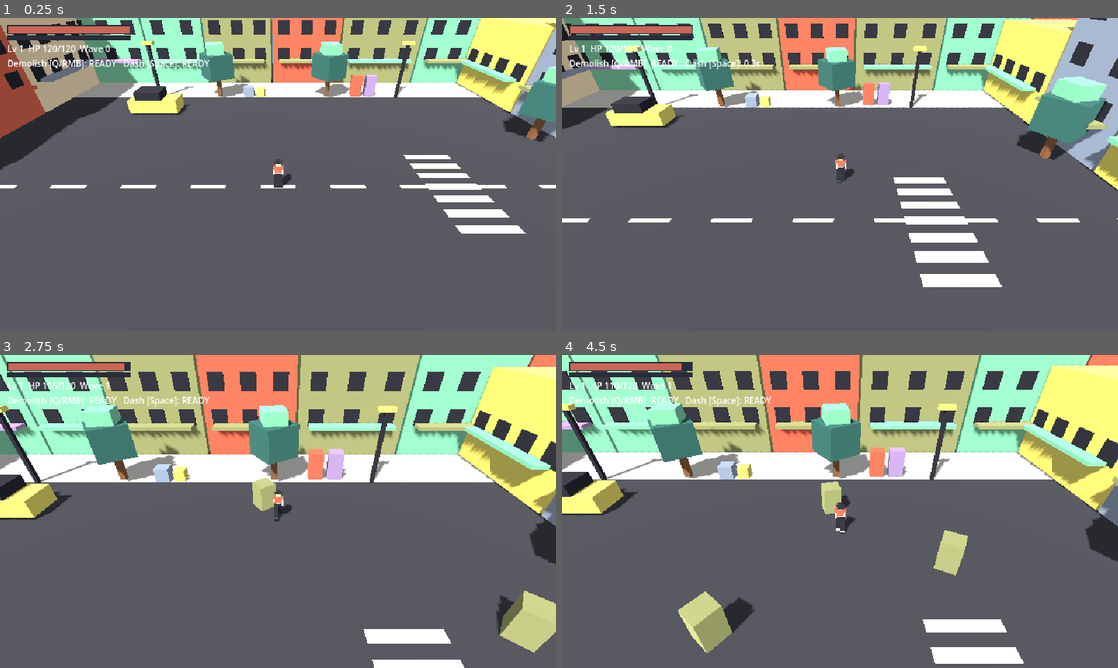
Above: before the commit, frames 1-4 (two rows, left to right).
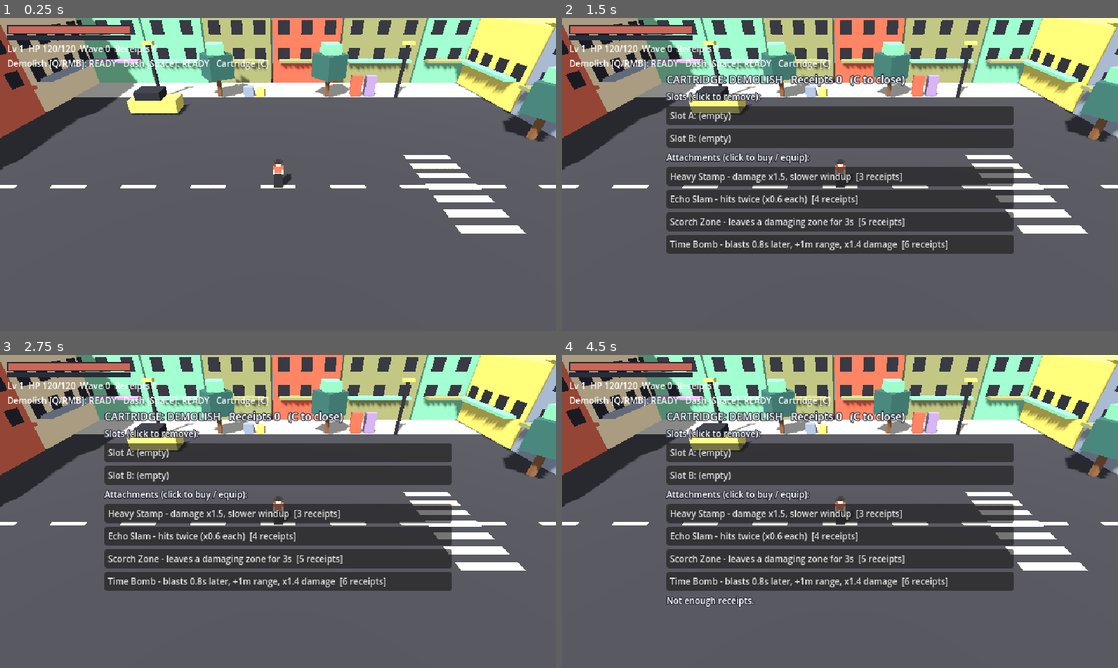
Above: after the commit, the same moments.

Repository: yauchai2/Game-Lab-2
Game: Godot game, scene res://game/main.tscn
Same seed, same stepped clock (60 frames per second), same inputs: the game is played once before the commit and once after it.
Inputs (mouse positions are in pixels of both pictures, inside the frame that each line leads up to):
- Up to frame 1 (0.25 s): no input
- Up to frame 2 (1.5 s): tap Enter at 0.5 s; move the mouse to (962, 158) at 0.52 s; tap C at 0.6 s; click (962, 158) at 0.67 s; tap Space at 0.77 s; tap 1 at 0.8 s; click (840, 115) at 1.25 s, where only the run after the commit has a clickable "Slot A: (empty)"
- Up to frame 3 (2.75 s): click (278, 473) at 2 s, where only the run after the commit has a clickable "Slot B: (empty)"
- Up to frame 4 (4.5 s): click (840, 514) at 2.75 s, where only the run after the commit has a clickable "Heavy Stamp - damage x1.5, sl…"; click (840, 536) at 3.5 s, where only the run after the commit has a clickable "Echo Slam - hits twice (x0.6 …"; click (840, 558) at 4.25 s, where only the run after the commit has a clickable "Scorch Zone - leaves a damagi…"

The runs differ from the first frame. In frame 1, 0.2% of the frame differs, in the area x 20-49%, y 8-17%; in frame 2, 54%; in frame 3, 58%; in frame 4, 58%, in the area x 0-100%, y 0-99%.

Commit message:
Cartridge attachment slots, receipts currency, hit stop and camera shake; remove level-up pick-3
Co-Authored-By: Claude Sonnet 5.5 <noreply@anthropic.com>
Claude-Session: https://claude.ai/code/session_018tqqU7rwEZ4u67toavQ9ri

Diff:
--- a/game/scripts/camera_follow.gd
+++ b/game/scripts/camera_follow.gd
@@ -3,6 +3,11 @@
 @export var follow: Node3D
 @export var offset := Vector3(0, 8.6, 12.3)
 @export var smoothing := 8.0
+
+var shake := 0.0
+
+func add_shake(amount: float) -> void:
+	shake = maxf(shake, amount)
 
 func _ready() -> void:
 	if follow:
@@ -12,3 +17,6 @@
 	if follow:
 		var goal := follow.global_position + offset
 		global_position = global_position.lerp(goal, 1.0 - exp(-smoothing * delta))
+	shake = move_toward(shake, 0.0, delta * 1.5)
+	h_offset = randf_range(-1.0, 1.0) * shake
+	v_offset = randf_range(-1.0, 1.0) * shake
--- a/game/scripts/enemy.gd
+++ b/game/scripts/enemy.gd
@@ -78,6 +78,7 @@
 
 func _drop_loot() -> void:
 	_spawn_pickup("xp", 10, Vector3(0.3, 0, 0))
+	_spawn_pickup("receipt", 2 if ranged else 1, Vector3(0, 0, 0.3))
 	if randf() < 0.35:
 		_spawn_pickup("hp", 20, Vector3(-0.3, 0, 0))
 
--- a/game/scripts/hud.gd
+++ b/game/scripts/hud.gd
@@ -8,17 +8,17 @@
 var xp_fill := ColorRect.new()
 var info := Label.new()
 var banner := Label.new()
-var choice_box := VBoxContainer.new()
-var choices: Array = []
+var bench := VBoxContainer.new()
+var bench_msg := Label.new()
 
 @onready var jax: Node = get_parent().get_node("Jax")
 
 func _ready() -> void:
 	process_mode = Node.PROCESS_MODE_ALWAYS
-	choice_box.position = Vector2(170, 90)
-	choice_box.custom_minimum_size = Vector2(300, 0)
-	choice_box.visible = false
-	add_child(choice_box)
+	bench.position = Vector2(120, 62)
+	bench.custom_minimum_size = Vector2(400, 0)
+	bench.visible = false
+	add_child(bench)
 	hp_back.color = Color("292D3B")
 	hp_back.position = Vector2(8, 8)
 	hp_back.size = BAR_SIZE + Vector2(2, 2)
@@ -43,14 +43,12 @@
 	add_child(banner)
 
 func _process(_delta: float) -> void:
-	if jax.pending_choices > 0 and not choice_box.visible and not jax.dead:
-		_show_choices()
 	hp_fill.size.x = BAR_SIZE.x * float(jax.hp) / float(jax.max_hp)
 	xp_fill.size.x = BAR_SIZE.x * float(jax.xp) / float(jax.xp_to_next())
 	var cd: float = jax.skill_timer
 	var skill := "READY" if cd <= 0.0 else "%.1fs" % cd
 	var dash: String = "READY" if jax.dash_timer <= 0.0 else "%.1fs" % jax.dash_timer
-	info.text = "Lv %d  HP %d/%d  Wave %d\nDemolish [Q/RMB]: %s   Dash [Space]: %s" % [jax.level, jax.hp, jax.max_hp, get_parent().wave, skill, dash]
+	info.text = "Lv %d  HP %d/%d  Wave %d  Receipts %d\nDemolish [Q/RMB]: %s   Dash [Space]: %s   Cartridge [C]" % [jax.level, jax.hp, jax.max_hp, get_parent().wave, jax.receipts, skill, dash]
 	if jax.dead:
 		banner.text = "KO  -  press R to restart"
 	elif jax.levelup_flash > 0.0:
@@ -58,39 +56,66 @@
 	else:
 		banner.text = ""
 
-func _show_choices() -> void:
-	for c in choice_box.get_children():
+func toggle_bench() -> void:
+	if bench.visible:
+		bench.visible = false
+		get_tree().paused = false
+	elif not jax.dead:
+		bench.visible = true
+		get_tree().paused = true
+		bench_msg.text = ""
+		_refresh_bench()
+
+func _bench_label(text: String, size := 10) -> Label:
+	var l := Label.new()
+	l.text = text
+	l.add_theme_font_size_override("font_size", size)
+	l.add_theme_color_override("font_outline_color", Color("292D3B"))
+	l.add_theme_constant_override("outline_size", 4)
+	return l
+
+func _bench_button(text: String, handler: Callable) -> Button:
+	var b := Button.new()
+	b.text = text
+	b.alignment = HORIZONTAL_ALIGNMENT_LEFT
+	b.add_theme_font_size_override("font_size", 10)
+	b.pressed.connect(handler)
+	return b
+
+func _refresh_bench() -> void:
+	for c in bench.get_children():
 		c.queue_free()
-	var pool: Array = jax.UPGRADES.duplicate()
-	pool.shuffle()
-	choices = pool.slice(0, 3)
-	var title := Label.new()
-	title.text = "LEVEL UP!  Pick an upgrade (1/2/3)"
-	title.add_theme_font_size_override("font_size", 12)
-	title.add_theme_color_override("font_outline_color", Color("292D3B"))
-	title.add_theme_constant_override("outline_size", 4)
-	choice_box.add_child(title)
-	for i in choices.size():
-		var b := Button.new()
-		b.text = "%d. %s" % [i + 1, choices[i]["label"]]
-		b.add_theme_font_size_override("font_size", 10)
-		b.pressed.connect(choose.bind(i))
-		choice_box.add_child(b)
-	choice_box.visible = true
-	get_tree().paused = true
+	bench.add_child(_bench_label("CARTRIDGE: DEMOLISH   Receipts %d   (C to close)" % jax.receipts, 12))
+	bench.add_child(_bench_label("Slots (click to remove):"))
+	for i in jax.slots.size():
+		var id: String = jax.slots[i]
+		var text := "Slot %s: %s" % ["AB"[i], jax.ATTACHMENTS[id]["name"] if id != "" else "(empty)"]
+		bench.add_child(_bench_button(text, _on_slot.bind(i)))
+	bench.add_child(_bench_label("Attachments (click to buy / equip):"))
+	for id in jax.ATTACHMENTS:
+		var a: Dictionary = jax.ATTACHMENTS[id]
+		var state := "EQUIPPED" if jax.slots.has(id) else ("owned" if jax.owned.has(id) else "%d receipts" % a["cost"])
+		bench.add_child(_bench_button("%s - %s  [%s]" % [a["name"], a["desc"], state], _on_attachment.bind(id)))
+	bench_msg = _bench_label("")
+	bench.add_child(bench_msg)
 
-func choose(i: int) -> void:
-	if i < 0 or i >= choices.size():
-		return
-	jax.apply_upgrade(choices[i]["id"])
-	jax.pending_choices -= 1
-	choices = []
-	choice_box.visible = false
-	get_tree().paused = false
+func _on_slot(i: int) -> void:
+	jax.unequip(i)
+	_refresh_bench()
+
+func _on_attachment(id: String) -> void:
+	var msg := ""
+	if jax.slots.has(id):
+		jax.unequip(jax.slots.find(id))
+	elif jax.owned.has(id):
+		if not jax.equip(id):
+			msg = "Both slots are full. Remove one first."
+	elif not jax.buy(id):
+		msg = "Not enough receipts."
+	_refresh_bench()
+	bench_msg.text = msg
 
 func _unhandled_key_input(event: InputEvent) -> void:
-	if choice_box.visible and event is InputEventKey and event.pressed:
-		match event.keycode:
-			KEY_1: choose(0)
-			KEY_2: choose(1)
-			KEY_3: choose(2)
+	if event is InputEventKey and event.pressed and not event.echo and (event.keycode == KEY_C or (bench.visible and event.keycode == KEY_ESCAPE)):
+		toggle_bench()
+		return
--- a/game/scripts/jax.gd
+++ b/game/scripts/jax.gd
@@ -21,7 +21,9 @@
 var level := 1
 var xp := 0
 var levelup_flash := 0.0
-var pending_choices := 0
+var receipts := 0
+var owned: Array[String] = []
+var slots: Array[String] = ["", ""]
 var dash_left := 0.0
 var dash_timer := 0.0
 var dash_dir := Vector3.ZERO
@@ -45,34 +47,45 @@
 		xp -= xp_to_next()
 		level += 1
 		max_hp += 10
+		skill_damage += 3
 		hp = max_hp
 		levelup_flash = 1.5
-		pending_choices += 1
-
-const UPGRADES := [
-	{"id": "damage", "label": "Heavier Hits: Demolish damage +20%"},
-	{"id": "radius", "label": "Wider Shockwave: Demolish range +0.6m"},
-	{"id": "cooldown", "label": "Quick Reset: Demolish cooldown -15%"},
-	{"id": "speed", "label": "Fast Feet: move speed +12%"},
-	{"id": "dash", "label": "Smooth Ride: Dash cooldown -20%"},
-	{"id": "vitality", "label": "Thick Skin: max HP +25"},
-]
-
-func apply_upgrade(id: String) -> void:
-	match id:
-		"damage":
-			skill_damage = int(ceil(skill_damage * 1.2))
-		"radius":
-			skill_radius += 0.6
-		"cooldown":
-			skill_cooldown *= 0.85
-		"speed":
-			speed *= 1.12
-		"dash":
-			dash_cooldown *= 0.8
-		"vitality":
-			max_hp += 25
-			hp += 25
+
+const ZONE := preload("res://game/scripts/zone.gd")
+
+# Cartridge attachments: each one changes how the Demolish cartridge behaves.
+const ATTACHMENTS := {
+	"heavy": {"name": "Heavy Stamp", "cost": 3, "desc": "damage x1.5, slower windup"},
+	"burst": {"name": "Echo Slam", "cost": 4, "desc": "hits twice (x0.6 each)"},
+	"linger": {"name": "Scorch Zone", "cost": 5, "desc": "leaves a damaging zone for 3s"},
+	"delay": {"name": "Time Bomb", "cost": 6, "desc": "blasts 0.8s later, +1m range, x1.4 damage"},
+}
+
+func has_attachment(id: String) -> bool:
+	return slots.has(id)
+
+func equip(id: String) -> bool:
+	if slots.has(id) or not owned.has(id):
+		return false
+	var i := slots.find("")
+	if i < 0:
+		return false
+	slots[i] = id
+	return true
+
+func unequip(slot_index: int) -> void:
+	slots[slot_index] = ""
+
+func buy(id: String) -> bool:
+	if owned.has(id) or not ATTACHMENTS.has(id):
+		return false
+	var cost: int = ATTACHMENTS[id]["cost"]
+	if receipts < cost:
+		return false
+	receipts -= cost
+	owned.append(id)
+	equip(id)
+	return true
 
 func heal(amount: int) -> void:
 	hp = mini(hp + amount, max_hp)
@@ -137,18 +150,66 @@
 	if dead or skill_timer > 0.0 or windup_left >= 0.0 or dash_left > 0.0:
 		return
 	has_target = false
-	windup_left = skill_windup
+	windup_left = skill_windup + (0.2 if has_attachment("heavy") else 0.0)
 	skill_timer = skill_cooldown
 
 func _slam() -> void:
+	var dmg := float(skill_damage)
+	var radius := skill_radius
+	var hits := 1
+	var delay := 0.0
+	if has_attachment("heavy"):
+		dmg *= 1.5
+	if has_attachment("delay"):
+		dmg *= 1.4
+		radius += 1.0
+		delay = 0.8
+	if has_attachment("burst"):
+		hits = 2
+		dmg *= 0.6
+	var center := global_position
+	for h in hits:
+		var t := delay + h * 0.35
+		if t <= 0.0:
+			_impact(center, int(dmg), radius)
+		else:
+			get_tree().create_timer(t, false).timeout.connect(_impact.bind(center, int(dmg), radius))
+	if delay > 0.0:
+		_spawn_zone(center, radius, delay, 0, Color("D6D573"))
+	if has_attachment("linger"):
+		_spawn_zone(center, 2.0, 3.0, 8, Color("CC6657"))
+
+func _impact(center: Vector3, dmg: int, radius: float) -> void:
+	var hit_count := 0
 	for enemy in get_tree().get_nodes_in_group("enemies"):
-		var away: Vector3 = enemy.global_position - global_position
+		var away: Vector3 = enemy.global_position - center
 		away.y = 0.0
-		if away.length() <= skill_radius:
-			enemy.take_damage(skill_damage, global_position)
-	_spawn_shockwave()
-
-func _spawn_shockwave() -> void:
+		if away.length() <= radius:
+			enemy.take_damage(dmg, center)
+			hit_count += 1
+	if hit_count > 0:
+		_hit_stop(0.07)
+		var cam := get_viewport().get_camera_3d()
+		if cam and cam.has_method("add_shake"):
+			cam.add_shake(minf(0.15 + hit_count * 0.05, 0.4))
+	_spawn_shockwave(center, radius)
+
+# Brief freeze on impact: the cheap trick that makes hits feel heavy.
+func _hit_stop(duration: float) -> void:
+	Engine.time_scale = 0.08
+	get_tree().create_timer(duration, true, false, true).timeout.connect(func() -> void: Engine.time_scale = 1.0)
+
+func _spawn_zone(center: Vector3, radius: float, life: float, damage: int, color: Color) -> void:
+	var zone := Node3D.new()
+	zone.set_script(ZONE)
+	zone.radius = radius
+	zone.life = life
+	zone.damage = damage
+	zone.color = color
+	get_parent().add_child(zone)
+	zone.global_position = Vector3(center.x, 0.04, center.z)
+
+func _spawn_shockwave(center: Vector3, radius: float) -> void:
 	var ring := MeshInstance3D.new()
 	var torus := TorusMesh.new()
 	torus.inner_radius = 0.9
@@ -159,10 +220,10 @@
 	m.shading_mode = BaseMaterial3D.SHADING_MODE_UNSHADED
 	ring.material_override = m
 	get_parent().add_child(ring)
-	ring.global_position = global_position + Vector3(0, 0.1 - 0.87, 0)
+	ring.global_position = Vector3(center.x, 0.1, center.z)
 	ring.scale = Vector3(0.3, 0.3, 0.3)
 	var tween := ring.create_tween()
-	tween.tween_property(ring, "scale", Vector3(skill_radius, 1.0, skill_radius), 0.4)
+	tween.tween_property(ring, "scale", Vector3(radius, 1.0, radius), 0.4)
 	tween.tween_callback(ring.queue_free)
 
 func _physics_process(delta: float) -> void:
--- a/game/scripts/pickup.gd
+++ b/game/scripts/pickup.gd
@@ -1,5 +1,5 @@
 extends Node3D
-## Loot dropped by enemies. kind: "xp" (mint gem) or "hp" (coral orb). Walk close to collect.
+## Loot dropped by enemies. kind: "xp" (mint), "hp" (coral) or "receipt" (chalk white, the currency). Walk close to collect.
 
 var kind := "xp"
 var value := 10
@@ -14,7 +14,7 @@
 	bm.size = Vector3(0.35, 0.35, 0.35)
 	mi.mesh = bm
 	var m := StandardMaterial3D.new()
-	m.albedo_color = Color("75C7B0") if kind == "xp" else Color("CC6657")
+	m.albedo_color = {"xp": Color("75C7B0"), "hp": Color("CC6657"), "receipt": Color("E7DFC9")}[kind]
 	m.shading_mode = BaseMaterial3D.SHADING_MODE_UNSHADED
 	mi.material_override = m
 	add_child(mi)
@@ -30,10 +30,13 @@
 	to.y = 0.0
 	var dist := to.length()
 	if dist < COLLECT_RANGE:
-		if kind == "xp":
-			player.gain_xp(value)
-		else:
-			player.heal(value)
+		match kind:
+			"xp":
+				player.gain_xp(value)
+			"hp":
+				player.heal(value)
+			"receipt":
+				player.receipts += value
 		queue_free()
 	elif dist < MAGNET_RANGE and age > 0.4:
 		global_position += to.normalized() * 9.0 * delta
--- /dev/null
+++ b/game/scripts/zone.gd
@@ -0,0 +1,38 @@
+extends Node3D
+## Ground zone: telegraph (damage 0) or lingering hazard that ticks damage on enemies inside.
+
+var radius := 2.0
+var life := 3.0
+var damage := 8
+var color := Color("CC6657")
+var tick := 0.5
+
+func _ready() -> void:
+	var mi := MeshInstance3D.new()
+	var cyl := CylinderMesh.new()
+	cyl.top_radius = radius
+	cyl.bottom_radius = radius
+	cyl.height = 0.05
+	mi.mesh = cyl
+	var m := StandardMaterial3D.new()
+	m.albedo_color = Color(color.r, color.g, color.b, 0.4)
+	m.transparency = BaseMaterial3D.TRANSPARENCY_ALPHA
+	m.shading_mode = BaseMaterial3D.SHADING_MODE_UNSHADED
+	mi.material_override = m
+	add_child(mi)
+
+func _process(delta: float) -> void:
+	life -= delta
+	if life <= 0.0:
+		queue_free()
+		return
+	if damage <= 0:
+		return
+	tick -= delta
+	if tick <= 0.0:
+		tick = 0.5
+		for enemy in get_tree().get_nodes_in_group("enemies"):
+			var d: Vector3 = enemy.global_position - global_position
+			d.y = 0.0
+			if d.length() <= radius:
+				enemy.take_damage(damage, global_position)
Not shown, added: game/scripts/projectile.gd.uid
Not shown, added: game/scripts/zone.gd.uid
Not shown, changed: docs/guides/godot-setup.md
